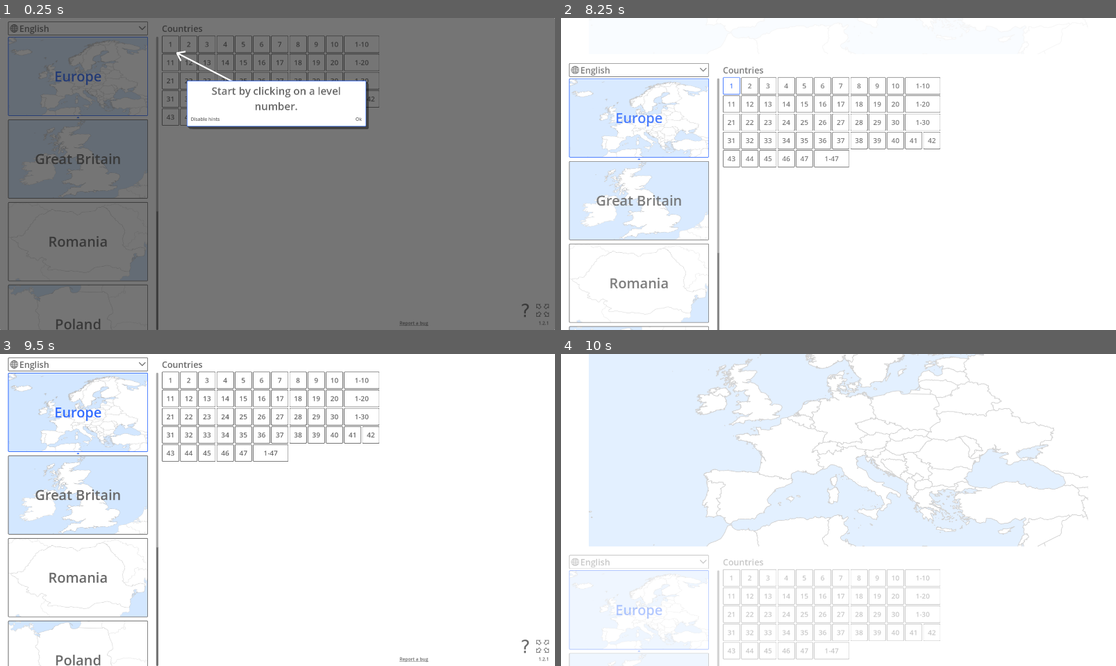
Above: before the commit, frames 1-4 (two rows, left to right).
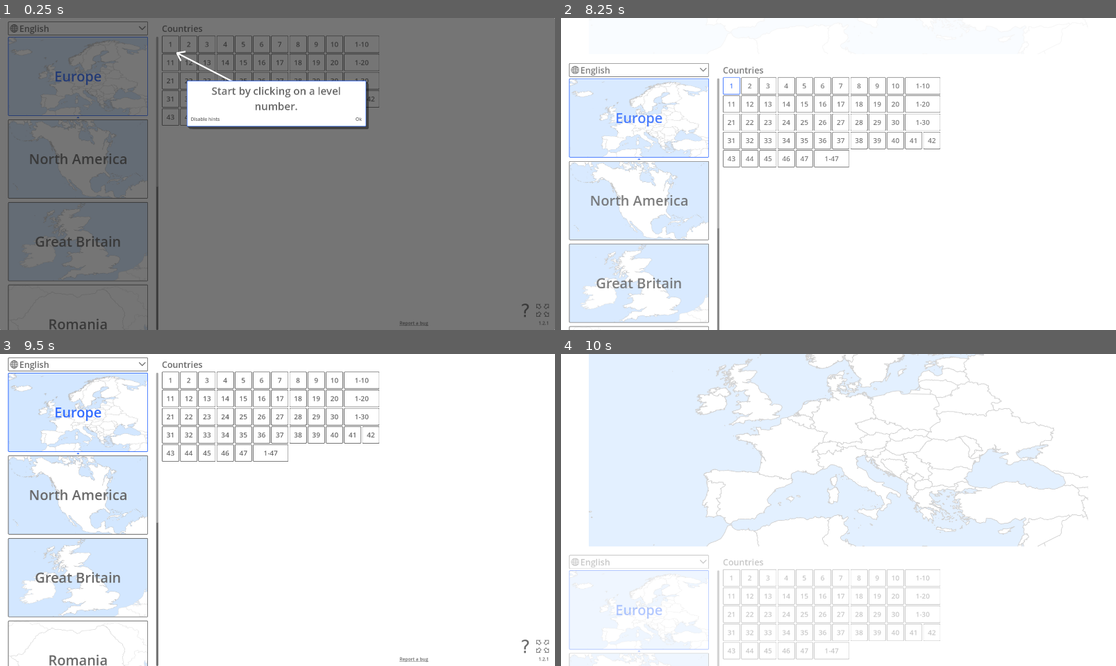
Above: after the commit, the same moments.

Repository: prvak/blind-map
Game: Godot game, scene res://Scenes/Main.tscn
Same seed, same stepped clock (60 frames per second), same inputs: the game is played once before the commit and once after it.
Inputs (mouse positions are in pixels of both pictures, inside the frame that each line leads up to):
- Up to frame 1 (0.25 s): no input
- Up to frame 2 (8.25 s): click "Ok" at 0.5 s; click (1088, 311) at 1.25 s; click "Ok" at 2 s; click "English" at 2.75 s; click (1088, 311) at 3.5 s; click "Disable hints" at 4.25 s; click "English" at 5 s; click (1088, 311) at 5.75 s; click "Disable hints" at 6.5 s; click "English" at 7.25 s; tap Enter at 8 s; move the mouse to (733, 42) at 8.02 s; click (733, 42) at 8.17 s
- Up to frame 3 (9.5 s): click (11, 366) at 8.75 s
- Up to frame 4 (10 s): move the mouse to (749, 378) at 9.52 s; click (749, 378) at 9.67 s

The runs differ from the first frame. In frame 1, 0.6% of the frame differs, in the area x 5-26%, y 32-100%; in frame 2, 6.7%; in frame 3, 7.4%, in the area x 1-29%, y 32-100%; in frame 4, less than 0.1%.

Commit message:
Add North America

Diff:
--- /dev/null
+++ b/BlindMap/Data/NorthAmerica/Geography/Resources/Levels/NorthAmericaGeographyAll.tres
@@ -0,0 +1,13 @@
+[gd_resource type="Resource" script_class="LevelSequenceResource" load_steps=3 format=3 uid="uid://nt48pg6gnjj4"]
+
+[ext_resource type="Resource" uid="uid://b58v18yd3lpkd" path="res://Data/NorthAmerica/Geography/Resources/NorthAmericaGeography.tres" id="1_03m8m"]
+[ext_resource type="Script" uid="uid://cj1qqfduqv7k0" path="res://Scripts/Resources/LevelSequenceResource.gd" id="1_7nygq"]
+
+[resource]
+script = ExtResource("1_7nygq")
+Id = "all"
+DataSet = ExtResource("1_03m8m")
+Filter = "all"
+Name = "Geography"
+Levels = ["L:1-10", "T:1-10", "L:11-20", "T:1-20", "L:21-30", "T:1-30", "L:31-40", "T:1-40", "L:41-50", "T:1-50"]
+metadata/_custom_type_script = "uid://cj1qqfduqv7k0"
--- /dev/null
+++ b/BlindMap/Data/NorthAmerica/Geography/Resources/NorthAmericaGeography.tres
@@ -0,0 +1,11 @@
+[gd_resource type="Resource" script_class="DataSetResource" load_steps=3 format=3 uid="uid://b58v18yd3lpkd"]
+
+[ext_resource type="Texture2D" uid="uid://bk1jlpgixtna6" path="res://Data/NorthAmerica/Map.png" id="1_7pdff"]
+[ext_resource type="Script" uid="uid://b5g67lg8csji4" path="res://Scripts/Resources/DataSetResource.gd" id="1_i0lnr"]
+
+[resource]
+script = ExtResource("1_i0lnr")
+Id = "north_america-geography"
+MapTexture = ExtResource("1_7pdff")
+SourceFile = "res://Data/NorthAmerica/Geography/Geography.txt"
+metadata/_custom_type_script = "uid://b5g67lg8csji4"
--- /dev/null
+++ b/BlindMap/Data/NorthAmerica/NorthAmericaArea.tres
@@ -0,0 +1,18 @@
+[gd_resource type="Resource" script_class="AreaResource" load_steps=5 format=3 uid="uid://cddgfhpa15c7f"]
+
+[ext_resource type="Script" uid="uid://cj1qqfduqv7k0" path="res://Scripts/Resources/LevelSequenceResource.gd" id="1_0ofyk"]
+[ext_resource type="Script" uid="uid://c5aqhtwqyheq6" path="res://Scripts/Resources/AreaResource.gd" id="2_efkfb"]
+[ext_resource type="Resource" uid="uid://nt48pg6gnjj4" path="res://Data/NorthAmerica/Geography/Resources/Levels/NorthAmericaGeographyAll.tres" id="2_wur4r"]
+[ext_resource type="Texture2D" uid="uid://dcm6htpoulufy" path="res://Data/NorthAmerica/MiniMap.png" id="2_yngj1"]
+
+[resource]
+script = ExtResource("2_efkfb")
+Id = "north_america"
+Name = "North America"
+LanguagePriorities = {
+"cs": 60,
+"en": 90
+}
+MiniMapTexture = ExtResource("2_yngj1")
+LevelSequences = Array[ExtResource("1_0ofyk")]([ExtResource("2_wur4r")])
+metadata/_custom_type_script = "uid://c5aqhtwqyheq6"
--- a/BlindMap/Scenes/Level.tscn
+++ b/BlindMap/Scenes/Level.tscn
@@ -144,7 +144,7 @@
 unique_name_in_owner = true
 root_node = NodePath("../TrophySceneContainer/CenterContainer/VBoxContainer")
 libraries = {
-"": SubResource("AnimationLibrary_6oyov")
+&"": SubResource("AnimationLibrary_6oyov")
 }
 speed_scale = 3.0
 
--- a/BlindMap/Scenes/Main.tscn
+++ b/BlindMap/Scenes/Main.tscn
@@ -11,6 +11,7 @@
 [ext_resource type="Resource" uid="uid://brp4k0tp53i1y" path="res://Data/PL/PlArea.tres" id="7_skd1b"]
 [ext_resource type="Resource" uid="uid://doeei8bmm76ci" path="res://Data/DE/DeArea.tres" id="8_muuld"]
 [ext_resource type="Resource" uid="uid://gbgcfsok56ai" path="res://Data/RO/RoArea.tres" id="9_wsh70"]
+[ext_resource type="Resource" uid="uid://cddgfhpa15c7f" path="res://Data/NorthAmerica/NorthAmericaArea.tres" id="11_grg3l"]
 
 [node name="Main" type="Control"]
 custom_minimum_size = Vector2(1920, 1080)
@@ -47,6 +48,6 @@
 offset_right = 1920.0
 offset_bottom = 2160.0
 grow_vertical = 1
-Areas = Array[ExtResource("4_4kpch")]([ExtResource("4_6xir8"), ExtResource("5_hqgds"), ExtResource("6_wopo1"), ExtResource("7_skd1b"), ExtResource("8_muuld"), ExtResource("9_wsh70")])
+Areas = Array[ExtResource("4_4kpch")]([ExtResource("4_6xir8"), ExtResource("5_hqgds"), ExtResource("6_wopo1"), ExtResource("7_skd1b"), ExtResource("8_muuld"), ExtResource("9_wsh70"), ExtResource("11_grg3l")])
 
 [node name="HintOverlay" parent="." instance=ExtResource("4_stv3c")]
--- a/BlindMap/Scripts/Resources/LevelSequenceResource.gd
+++ b/BlindMap/Scripts/Resources/LevelSequenceResource.gd
@@ -40,6 +40,8 @@
 
 func get_level_data(level_id: String) -> LevelData:
 	_initialize()
+	if level_id not in _level_descriptions:
+		return null
 	var level_description: LevelDescription = _level_descriptions[level_id]
 	if level_description.Type == LevelDescription.LevelType.LEARN:
 		return _get_learn_level_data(level_description)
Not shown, changed: BlindMap/Data/CZ/Ranges/Ranges.txt
Not shown, added: BlindMap/Data/NorthAmerica/Geography/Geography.txt
Binary file added: BlindMap/Data/NorthAmerica/Geography/Graphics/Geography_AlaskaRange.png
Not shown, added: BlindMap/Data/NorthAmerica/Geography/Graphics/Geography_AlaskaRange.png.import
Binary file added: BlindMap/Data/NorthAmerica/Geography/Graphics/Geography_AppalachianMountains.png
Not shown, added: BlindMap/Data/NorthAmerica/Geography/Graphics/Geography_AppalachianMountains.png.import
Binary file added: BlindMap/Data/NorthAmerica/Geography/Graphics/Geography_BrooksRange.png
Not shown, added: BlindMap/Data/NorthAmerica/Geography/Graphics/Geography_BrooksRange.png.import
Binary file added: BlindMap/Data/NorthAmerica/Geography/Graphics/Geography_CaliforniaCoastRanges.png
Not shown, added: BlindMap/Data/NorthAmerica/Geography/Graphics/Geography_CaliforniaCoastRanges.png.import
Binary file added: BlindMap/Data/NorthAmerica/Geography/Graphics/Geography_CascadeRange.png
Not shown, added: BlindMap/Data/NorthAmerica/Geography/Graphics/Geography_CascadeRange.png.import
(and 80 more such lines)
